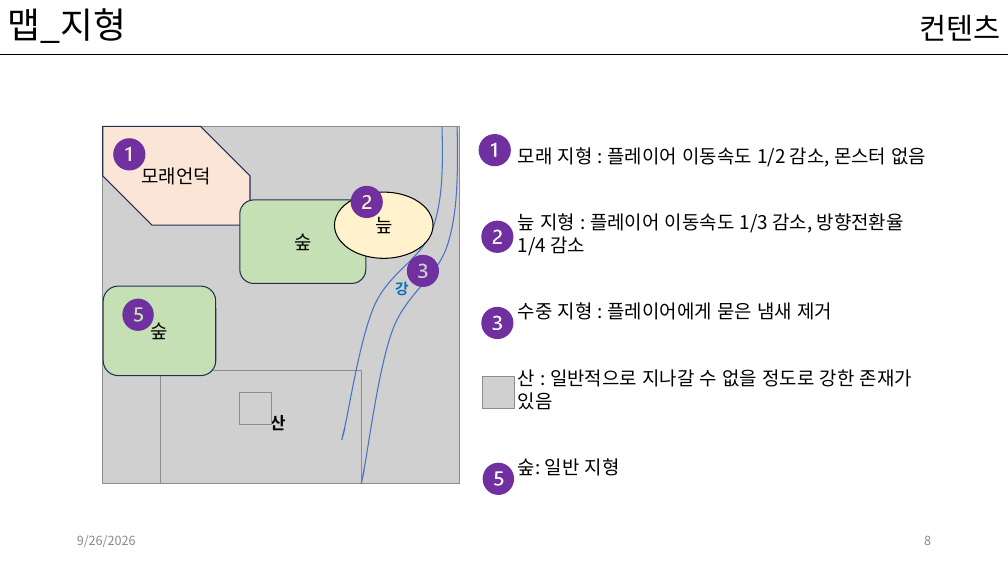
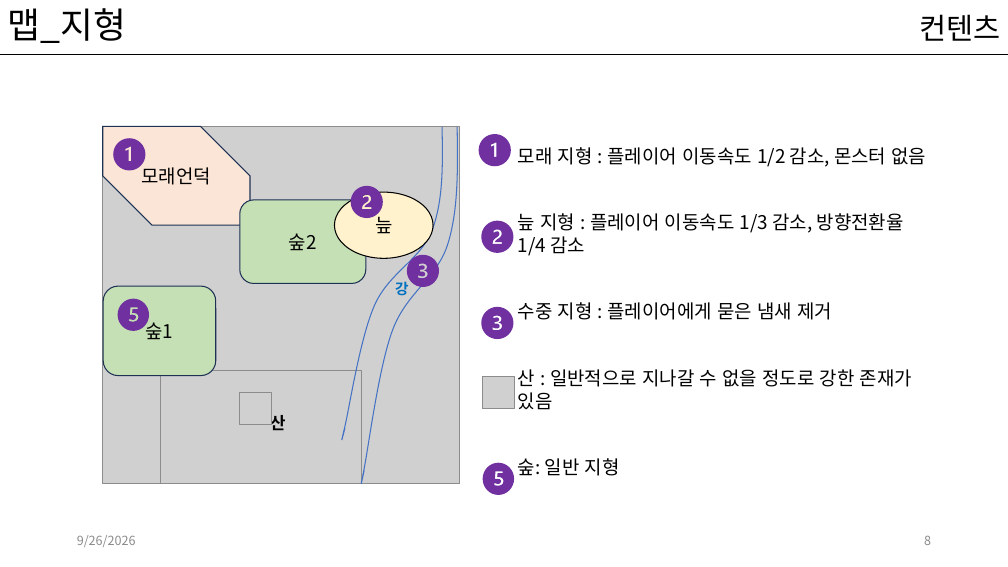
Before and after one commit to kwakyerin/2026_Graduation_Project, a slide deck: slide 8 of documents/HyunahKwon/design/designing/for_teammates/프로토타입_기획.pptx. Drawn at 1008x567 pixels with LibreOffice and Linux fonts; fonts in the diff are those of the drawing; grey boxes stand for pictures. Boxes give left, top, right and bottom in pixels: in the first picture for what was removed or moved away, otherwise in the second. Text is boxed around its words. In the diff, an @@ line names an element or a change of style, - is before the commit and + after.

```diff
--- a/documents/HyunahKwon/design/designing/for_teammates/프로토타입_기획.pptx
+++ b/documents/HyunahKwon/design/designing/for_teammates/프로토타입_기획.pptx
@@ text in rounded rectangle at bbox=[289, 233, 317, 251]: text changed @@
-숲
+숲2
@@ freeform shape: place and size @@
-freeform shape at bbox=[123, 299, 154, 331]
+freeform shape at bbox=[118, 299, 150, 331]
@@ text in rounded rectangle at bbox=[146, 318, 174, 340]: text changed @@
-숲
+숲1
```
Also in this commit, not shown: 4 other slides changed, 1 slide added.
